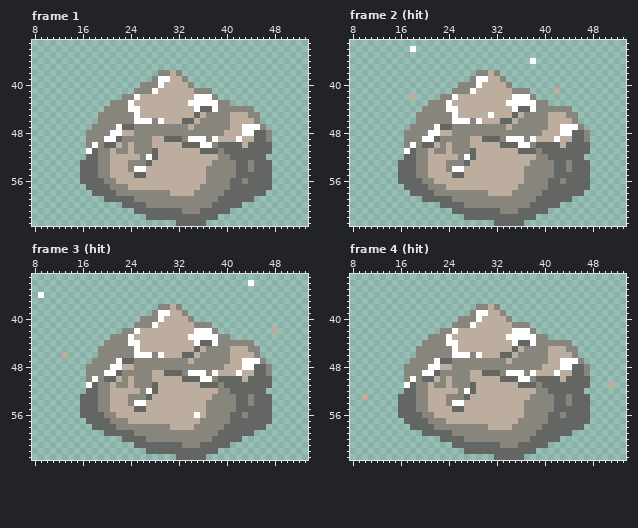
Two states of a pixel-art file, Assets/Sprites/Ground/Ores/Stone/Stone Ore.aseprite. Above: the version before the commit.
64x64 pixels, 5 frames. Shown: frame 1: x 8..53, y 33..63; frame 2 (hit): x 8..53, y 33..63; frame 3 (hit): x 8..53, y 33..63; frame 4 (hit): x 8..53, y 33..63. The commit also changed other frames, which this record leaves out.
The result:
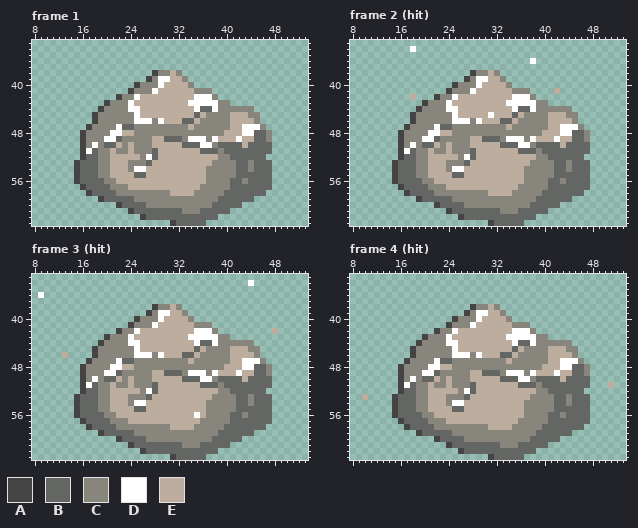
Palette (. is transparent): A #434443  B #636663  C #87857c  D #ffffff  E #bcad9f
Changes in this commit:
--- frame 1, layer "Layer 1"
@@ x 13..33 @@
 37 .....................
-38 ................CCEC.
-39 ...............CDDEEC
-40 .............CCCDEEEE
-41 ............CCCDEEEEE
-42 ..........CCDEEEEEEEE
-43 ........CCCDEEEEEEEEE
-44 .......CCCCDDEEEEEEEE
-45 ......CCCCCCDEEEEEEEE
-46 ......CCCCCCDDDCDEEEB
-47 .....CCCCDBBCCCCCCCCC
-48 ....CCCCDDEECCCCCCCCC
-49 ....CCCDDBCCCCCEEBBBC
-50 ....CDCBBECECCCEEEEEB
-51 ....DBCCECCECCCBEEEEE
-52 ....BBCCEEEEECDBEEEEE
-53 ...BBBCCEEECCCBEEEEEE
-54 ...BBBCCEEECDDEEEEEEE
-55 ...BBBCCEEEEBBEEEEEEE
-56 ...BBBBCCEEEEEEEEEEEE
-57 ....BBBBCCCEEEEEEEEEE
-58 .....BBBBCCCCCCCCCEEE
-59 .......BBBBBCCCCCCCCC
-60 ..........BBBBCCCCCCC
-61 ............BBBBBBBBC
-62 ..............BBBBBBB
-63 ...................BB
+38 ...............ACCEC.
+39 ..............ACDDEEC
+40 ............ACCCDEEEE
+41 ...........ACCCDEEEEE
+42 .........ACCDEEEEEEEE
+43 .......ACCCDEEEEEEEEE
+44 ......ACCCCDDEEEEEEEE
+45 .....ACCCCCCDEEEEEEEE
+46 .....ACCCCCCDDDCDEEEB
+47 ....ACCCCDBBCCCCCCCCC
+48 ...ACCCCDDEECCCCCCCCC
+49 ...ACCCDDBCCCCCEEBBBC
+50 ...ACDCBBECECCCEEEEEB
+51 ...ADBCCECCECCCBEEEEE
+52 ...ABBCCEEEEECDBEEEEE
+53 ..ABBBCCEEECCCBEEEEEE
+54 ..ABBBCCEEECDDEEEEEEE
+55 ..ABBBCCEEEEBBEEEEEEE
+56 ..ABBBBCCEEEEEEEEEEEE
+57 ...ABBBBCCCEEEEEEEEEE
+58 ....ABBBBCCCCCCCCCEEE
+59 ......ABBBBBCCCCCCCCC
+60 .........ABBBBCCCCCCC
+61 ...........ABBBBBBBBC
+62 .............ABBBBBBB
+63 ..................ABB
--- frame 2 (hit), layer "Layer 1"
@@ x 13..33 @@
 37 .....................
-38 ................CCEC.
-39 ...............CDDEEC
-40 .............CCCDEEEE
-41 ............CCCDEEEEE
-42 .....E....CCDEEEEEEEE
-43 ........CCCDEEEEEEEEE
-44 .......CCCCDDEEEEEEEE
-45 ......CCCCCCDEEEEEDEE
-46 ......CCCCCCDDDCDEEEB
-47 .....CCCCDBBCCCCCCCCC
-48 ....CCCCDDEECCCCCCCCC
-49 ....CCCDDBCCCCCEEBBBC
-50 ....CDCBBECECCCEEEEEB
-51 ....DBCCECCECCCBEEEEE
-52 ....BBCCEEEEECDBEEEEE
-53 ...BBBCCEEECCCBEEEEEE
-54 ...BBBCCEEECDDEEEEEEE
-55 ...BBBCCEEEEBBEEEEEEE
-56 ...BBBBCCEEEEEEEEEEEE
-57 ....BBBBCCCEEEEEEEEEE
-58 .....BBBBCCCCCCCCCEEE
-59 .......BBBBBCCCCCCCCC
-60 ..........BBBBCCCCCCC
-61 ............BBBBBBBBC
-62 ..............BBBBBBB
-63 ...................BB
+38 ...............ACCEC.
+39 ..............ACDDEEC
+40 ............ACCCDEEEE
+41 ...........ACCCDEEEEE
+42 .....E...ACCDEEEEEEEE
+43 .......ACCCDEEEEEEEEE
+44 ......ACCCCDDEEEEEEEE
+45 .....ACCCCCCDEEEEEDEE
+46 .....ACCCCCCDDDCDEEEB
+47 ....ACCCCDBBCCCCCCCCC
+48 ...ACCCCDDEECCCCCCCCC
+49 ...ACCCDDBCCCCCEEBBBC
+50 ...ACDCBBECECCCEEEEEB
+51 ...ADBCCECCECCCBEEEEE
+52 ...ABBCCEEEEECDBEEEEE
+53 ..ABBBCCEEECCCBEEEEEE
+54 ..ABBBCCEEECDDEEEEEEE
+55 ..ABBBCCEEEEBBEEEEEEE
+56 ..ABBBBCCEEEEEEEEEEEE
+57 ...ABBBBCCCEEEEEEEEEE
+58 ....ABBBBCCCCCCCCCEEE
+59 ......ABBBBBCCCCCCCCC
+60 .........ABBBBCCCCCCC
+61 ...........ABBBBBBBBC
+62 .............ABBBBBBB
+63 ..................ABB
--- frame 3 (hit), layer "Layer 1"
@@ x 13..33 @@
 37 .....................
-38 ................CCEC.
-39 ...............CDDEEC
-40 .............CCCDEEEE
-41 ............CCCDEEEEE
-42 ..........CCDEEEEEEEE
-43 ........CCCDEEEEEEEEE
-44 .......CCCCDDEEEEEEEE
-45 ......CCCCCCDEEEEEEEE
-46 E.....CCCCCCDDDCDEEEB
-47 .....CCCCDBBCCCCCCCCC
-48 ....CCCCDDEECCCCCCCCC
-49 ....CCCDDBCCCCCEEBBBC
-50 ....CDCBBECECCCEEEEEB
-51 ....DBCCECCECCCBEEEEE
-52 ....BBCCEEEEECDBEEEEE
-53 ...BBBCCEEECCCBEEEEEE
-54 ...BBBCCEEECDDEEEEEEE
-55 ...BBBCCEEEEBBEEEEEEE
-56 ...BBBBCCEEEEEEEEEEEE
-57 ....BBBBCCCEEEEEEEEEE
-58 .....BBBBCCCCCCCCCEEE
-59 .......BBBBBCCCCCCCCC
-60 ..........BBBBCCCCCCC
-61 ............BBBBBBBBC
-62 ..............BBBBBBB
-63 ...................BB
+38 ...............ACCEC.
+39 ..............ACDDEEC
+40 ............ACCCDEEEE
+41 ...........ACCCDEEEEE
+42 .........ACCDEEEEEEEE
+43 .......ACCCDEEEEEEEEE
+44 ......ACCCCDDEEEEEEEE
+45 .....ACCCCCCDEEEEEEEE
+46 E....ACCCCCCDDDCDEEEB
+47 ....ACCCCDBBCCCCCCCCC
+48 ...ACCCCDDEECCCCCCCCC
+49 ...ACCCDDBCCCCCEEBBBC
+50 ...ACDCBBECECCCEEEEEB
+51 ...ADBCCECCECCCBEEEEE
+52 ...ABBCCEEEEECDBEEEEE
+53 ..ABBBCCEEECCCBEEEEEE
+54 ..ABBBCCEEECDDEEEEEEE
+55 ..ABBBCCEEEEBBEEEEEEE
+56 ..ABBBBCCEEEEEEEEEEEE
+57 ...ABBBBCCCEEEEEEEEEE
+58 ....ABBBBCCCCCCCCCEEE
+59 ......ABBBBBCCCCCCCCC
+60 .........ABBBBCCCCCCC
+61 ...........ABBBBBBBBC
+62 .............ABBBBBBB
+63 ..................ABB
--- frame 4 (hit), layer "Layer 1": the same change as frame 1
Where, in picture pixels (left, top, right, bottom), the same in both pictures:
added: (74, 70, 176, 226)
added: (392, 70, 494, 226)
added: (74, 304, 176, 460)
added: (392, 304, 494, 460)
